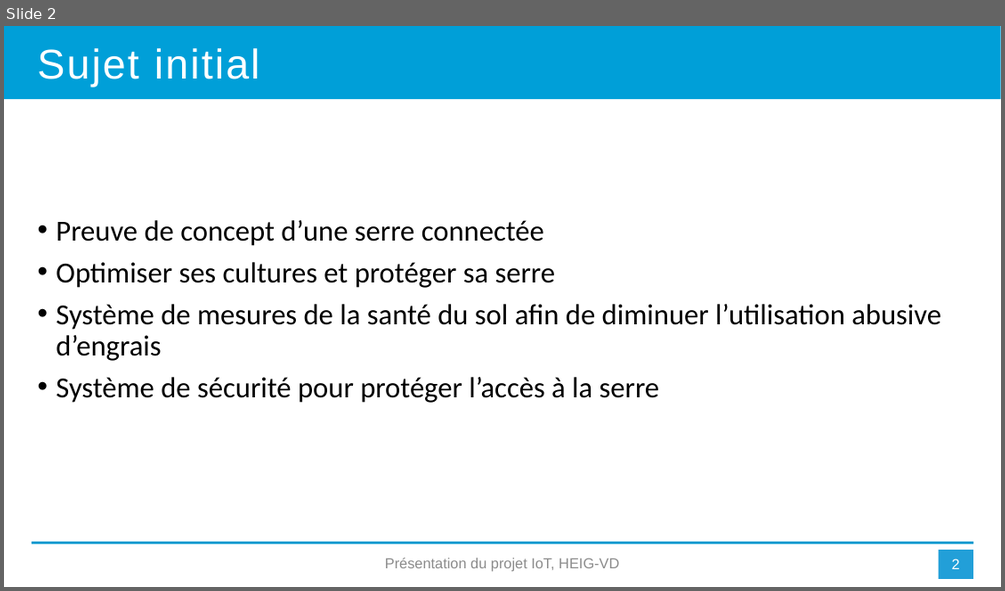
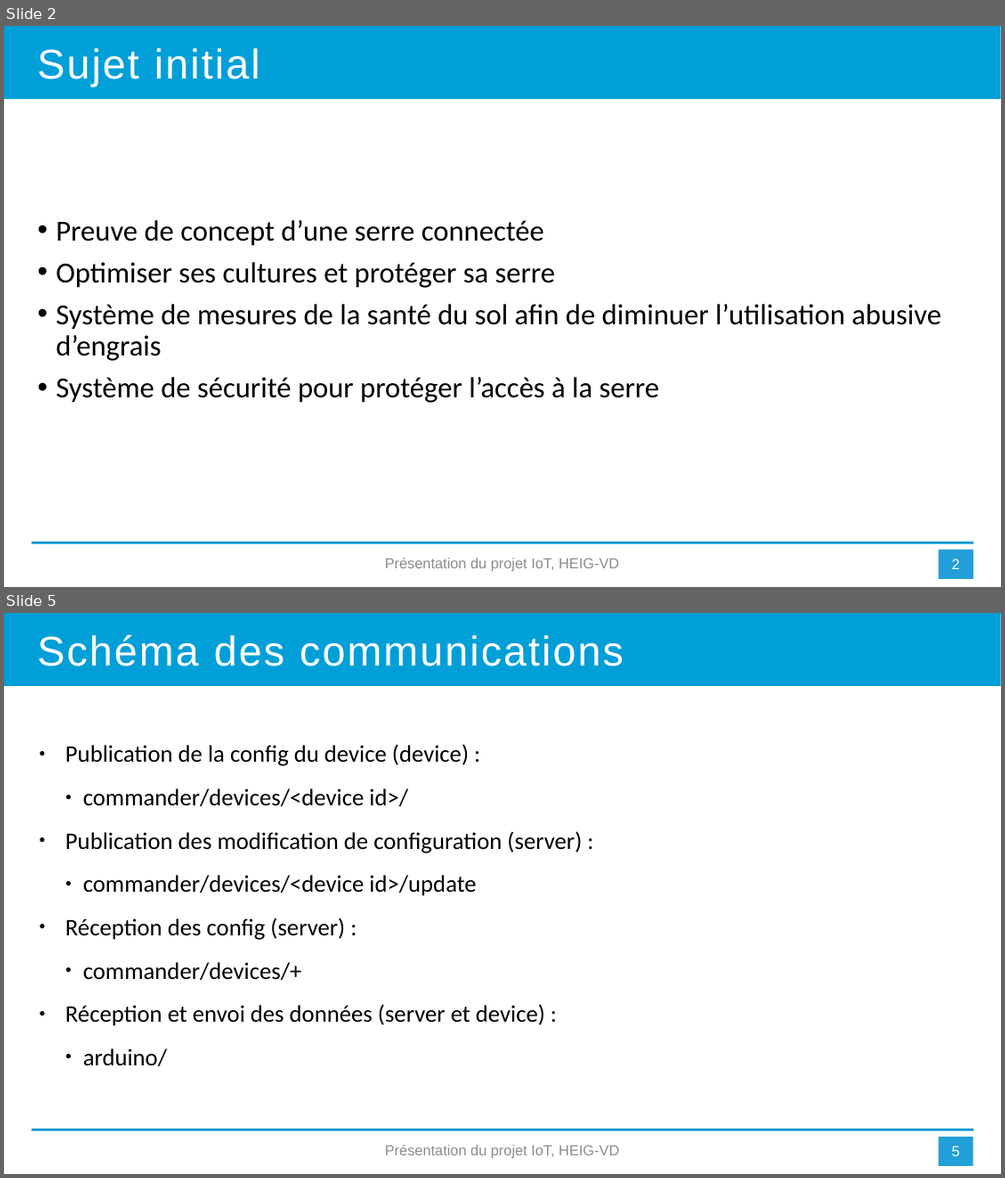
Before and after one commit to MehSalhi/IOT-Project, a slide deck: IOT_projet_final_CokeMbayoSalhi.pptx. Shown one above the other, each under a label of ours: slide 2 before the commit, slides 2 and 5 after it; the slides between them are not shown. The pictures are 1005x591 and 1005x1178 pixels, drawn with LibreOffice and Linux fonts; fonts in the diff are those of the drawing. Boxes give left, top, right and bottom in pixels: in the first picture for what was removed or moved away, otherwise in the second. Text is boxed around its words. In the diff, an @@ line names an element or a change of style, - is before the commit and + after.

Commit message:
Add slide schéma des communication and correct typo

```diff
--- a/IOT_projet_final_CokeMbayoSalhi.pptx
+++ b/IOT_projet_final_CokeMbayoSalhi.pptx
@@ slide 5 added at (4,613,1001,1174), background #FFFFFF @@
@@ rectangle added at (4,613,1001,686), fill #009FD8 @@
@@ text added at (37,634,623,666), 40 pt, text #FFFFFF @@
+Schéma des communications
@@ text added at (65,744,582,1066), 22.9 pt, text #000000 @@
+● Publication de la config du device (device) :
+    ● commander/devices/<device id>/
+● Publication des modification de configuration (server) :
+    ● commander/devices/<device id>/update
+● Réception des config (server) :
+    ● commander/devices/+
+● Réception et envoi des données (server et device) :
+    ● arduino/
@@ line added from (32, 1130) to (974, 1130), #0097CE 2.25 pt @@
@@ text added at (385,1144,619,1158), 14 pt, text #8B8B8B @@
+Présentation du projet IoT, HEIG-VD
@@ page number added at (938,1136,974,1166), fill #229FD8, 14 pt, text #FFFFFF @@
+5
```
Also in this commit, not shown: 1 slide changed.
